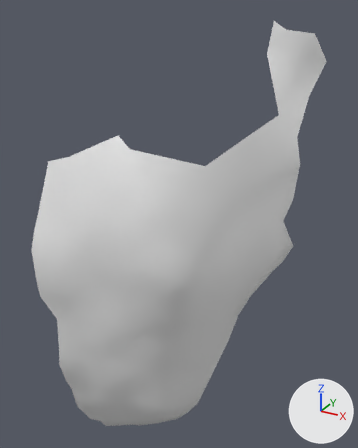
The OBJ model res/final/onecam_fullvolume/05/cleanedup/FullVolium.000549.obj: old version first, new version second.
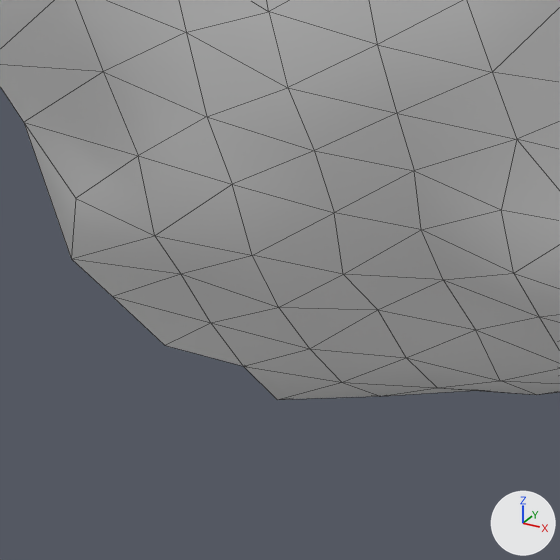
Old and new are each drawn whole from a 50 mm camera at (-450.5, 208.8, 521.9) aimed at (-509.1, 315.4, 468.6) and again close up on the part from 19% to 40% of the width and 83% to 100% of the height. Lighting does not change. The marker at lower right points along +X, +Y and +Z. The close-ups show mesh edges as thin lines. Where no turn or scale is listed for an object, it has been applied to the vertices.

In view in the first close-up: 'FullVolium.000549'.
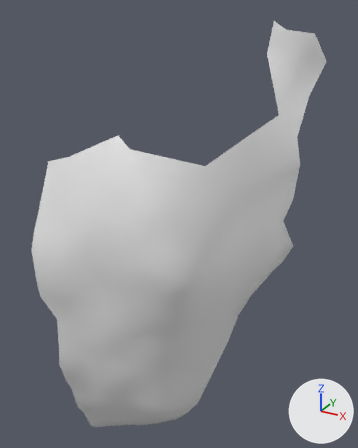
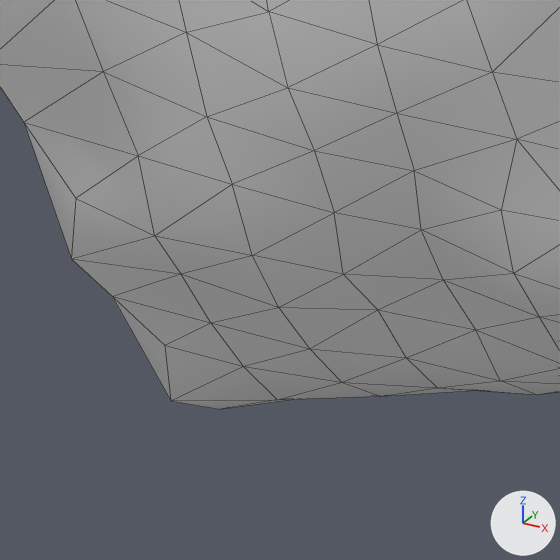
What the commit changed:
me_fullvolium_000549 is used by ob_fullvolium_000549; location (0.0, 0.0, 0.0).
me_fullvolium_000549 had 298 vertices, 541 faces and spanned x -527.0..-481.9, y 278.9..349.5, z 403.5..518.6.
me_fullvolium_000549 now has 301 vertices, 550 faces and spans x -527.0..-481.9, y 278.9..349.5, z 403.5..518.6.
Part 1, on me_fullvolium_000549:
3 vertices are added at (-522.9, 289.1, 413.7), (-523.1, 292.2, 410.4), (-526.5, 300.3, 403.6).
9 new faces join them.

Boxes [x1, y1, x2, y2] around the edits, measured in the close-ups (560 x 560 px):
'FullVolium.000549', reshaped: before [0, 0, 560, 400]; after [0, 0, 560, 409]
part 1 of me_fullvolium_000549, added: after [113, 298, 291, 409]
